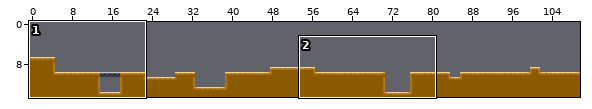
Tiled map, stored at Patrol/Patrol/Resources/bestTill02AM.tmx. Above: a wide view before the commit, with the close-up outlined.
Close-up. The starting point:
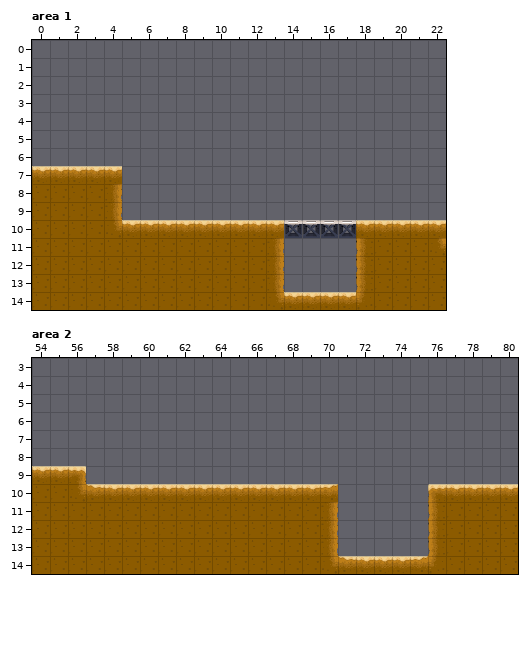
Cells are 32x32 px. Shown: area 1 x 0..22, y 0..14; area 2 x 54..80, y 3..14. The commit also changed other parts of the map, which this record leaves out.
After the commit:
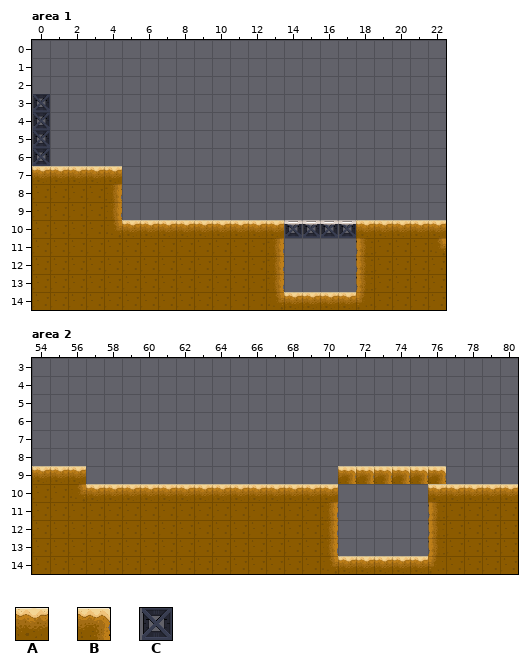
Key: from "Tileset": A 7, B 8, C 20.
_ is an empty cell.
The edit:
Layer "CollisionLayer", area 1:
y 3..6: x 0 _ -> C
Layer "CollisionLayer", area 2:
y 9: x 56 _ -> A; x 71..76 ______ -> BBBBBB
y 10: x 57 _ -> A; x 70 _ -> A; x 76 _ -> A
y 14: x 71 _ -> A; x 75 _ -> A
Pixel boxes of the changes (left, top, right, bottom) in both close-ups:
added: (33, 94, 50, 166)
added: (68, 466, 103, 501)
added: (320, 466, 446, 502)
added: (338, 556, 355, 573)
added: (410, 556, 428, 573)
